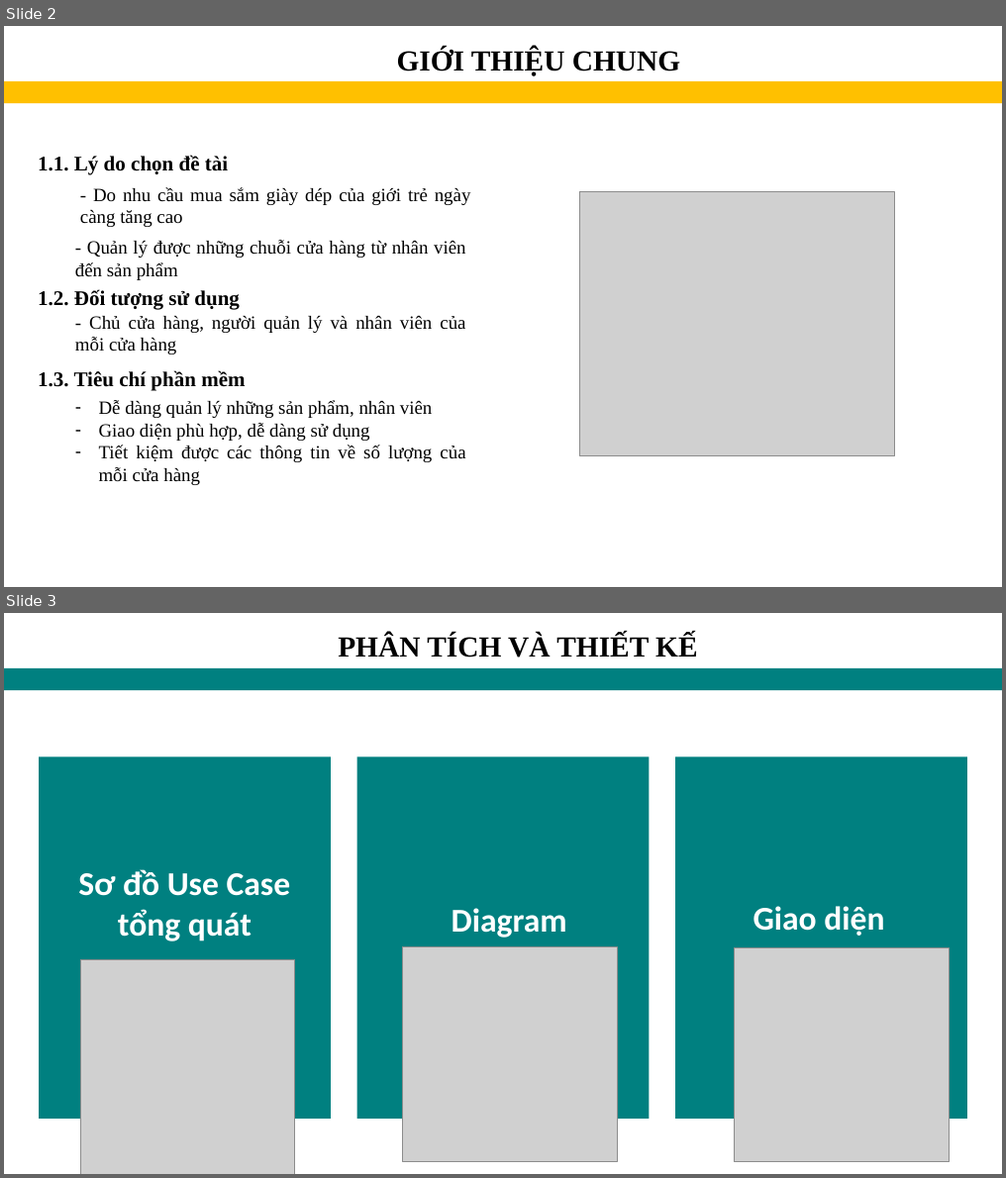
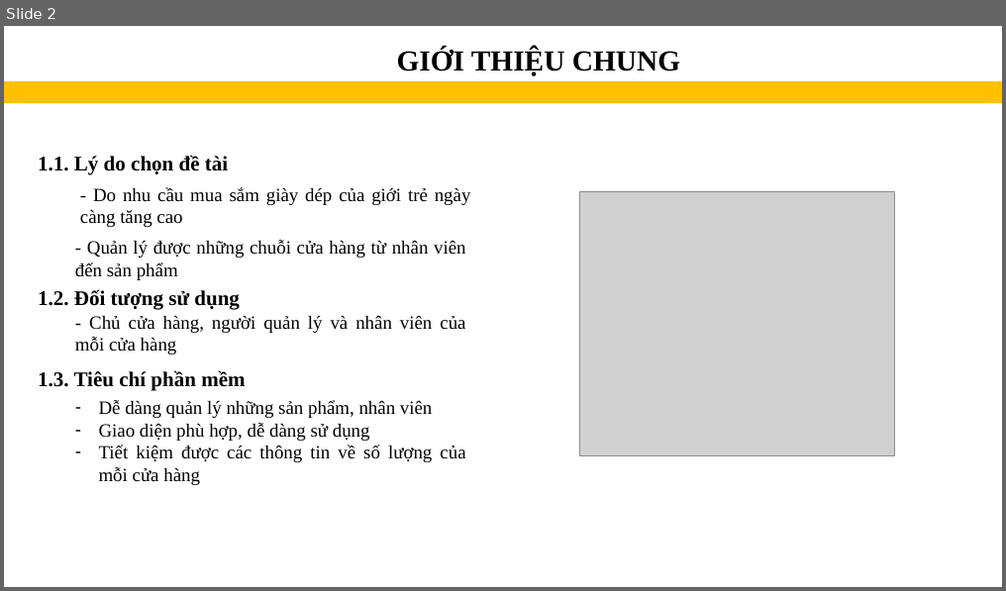
Before and after one commit to vunguyen22271/Sale-Management-Application, a slide deck: Report/PhanMemQuanLyGiay.pptx. Shown one above the other, each under a label of ours: slides 2 and 3 before the commit, slide 2 after it. The pictures are 1006x1178 and 1006x591 pixels, drawn with LibreOffice and Linux fonts; fonts in the diff are those of the drawing; grey boxes stand for pictures. Boxes give left, top, right and bottom in pixels: in the first picture for what was removed or moved away, otherwise in the second. Text is boxed around its words. In the diff, an @@ line names an element or a change of style, - is before the commit and + after.

```diff
--- a/Report/PhanMemQuanLyGiay.pptx
+++ b/Report/PhanMemQuanLyGiay.pptx
@@ slide 3 removed at <box>4,613,1002,1174</box>, background #FFFFFF @@
@@ text removed at <box>338,635,697,658</box> @@
-PHÂN TÍCH VÀ THIẾT KẾ
@@ rectangle removed at <box>4,668,1002,690</box> @@
@@ rectangle removed at <box>39,757,331,1119</box> @@
@@ rectangle removed at <box>357,757,649,1119</box> @@
@@ rectangle removed at <box>675,757,967,1119</box> @@
@@ text removed at <box>78,869,291,942</box> @@
-Sơ đồ Use Case tổng quát
@@ text removed at <box>451,908,567,938</box> @@
-Diagram
@@ text removed at <box>753,906,884,936</box> @@
-Giao diện
@@ picture removed at <box>80,960,294,1174</box> @@
@@ picture removed at <box>403,948,617,1161</box> @@
@@ picture removed at <box>735,948,948,1161</box> @@
```
Also in this commit, not shown: 1 slide changed, 1 slide added, 3 other slides removed, 6 other files.
